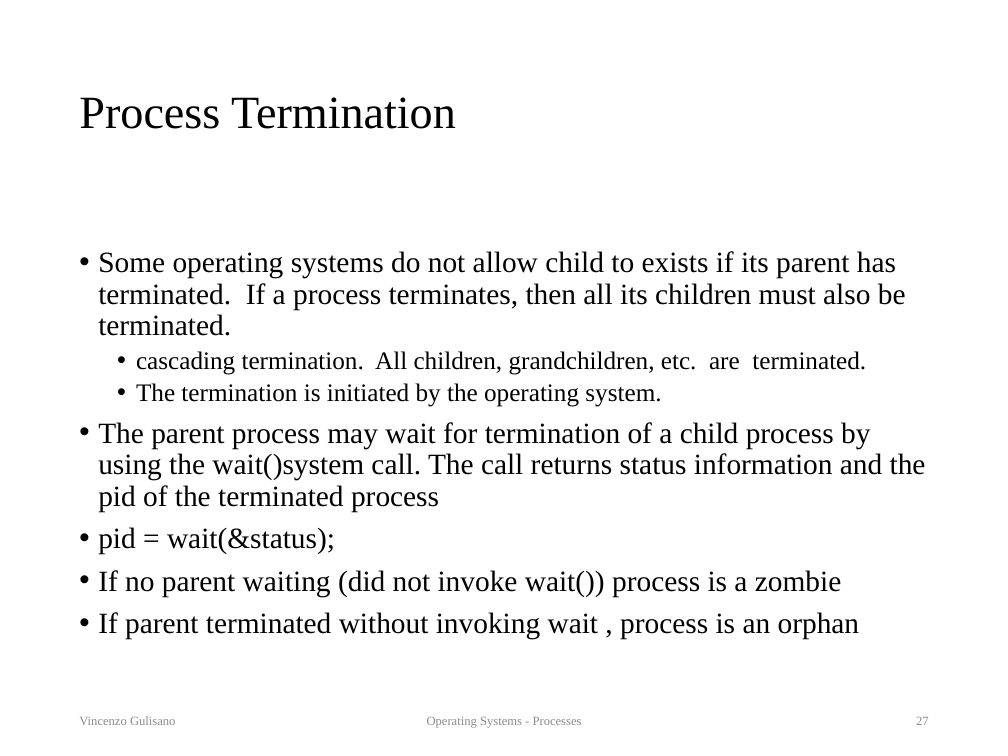
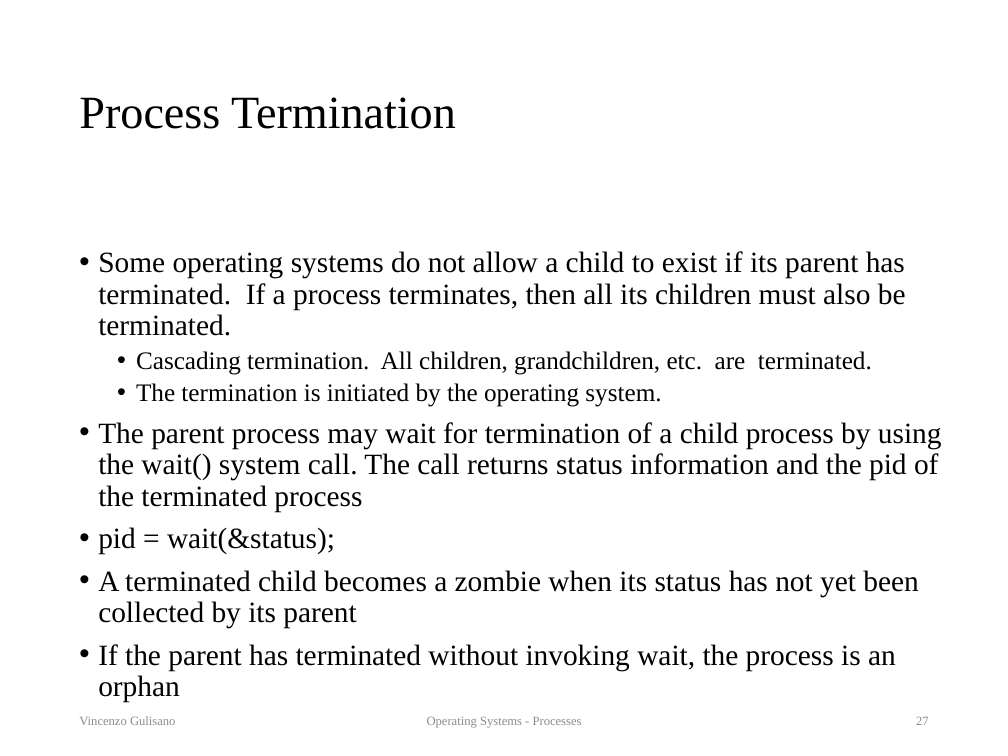
Before and after one commit to vincenzo-gulisano/os_material, a slide deck: slide 27 of slides/processes.pptx. Drawn at 1008x756 pixels with LibreOffice and Linux fonts; fonts in the diff are those of the drawing. Boxes give left, top, right and bottom in pixels: in the first picture for what was removed or moved away, otherwise in the second. Text is boxed around its words. In the diff, an @@ line names an element or a change of style, - is before the commit and + after.

Commit message:
Polished processes slides (mainly typos and broken sentences, but also some sentence that was possibly confusing / over-simplifying). Slightly updated exerices at the end too

```diff
--- a/slides/processes.pptx
+++ b/slides/processes.pptx
@@ text at (98,251,906,375): text changed @@
-• Some operating systems do not allow child to exists if its parent has terminated. If a process terminates, then all its children must also be terminated.
-  • cascading termination. All children, grandchildren, etc. are terminated.
+• Some operating systems do not allow a child to exist if its parent has terminated. If a process terminates, then all its children must also be terminated.
+  • Cascading termination. All children, grandchildren, etc. are terminated.
@@ text at (98,422,942,512): spaces changed @@
-• The parent process may wait for termination of a child process by using the wait()system call. The call returns status information and the pid of the terminated process
+• The parent process may wait for termination of a child process by using the wait() system call. The call returns status information and the pid of the terminated process
@@ text at (98,570,918,671): text changed @@
-• If no parent waiting (did not invoke wait()) process is a zombie
-• If parent terminated without invoking wait , process is an orphan
+• A terminated child becomes a zombie when its status has not yet been collected by its parent
+• If the parent has terminated without invoking wait, the process is an orphan
```
Also in this commit, not shown: 39 other slides changed, 3 other files.
